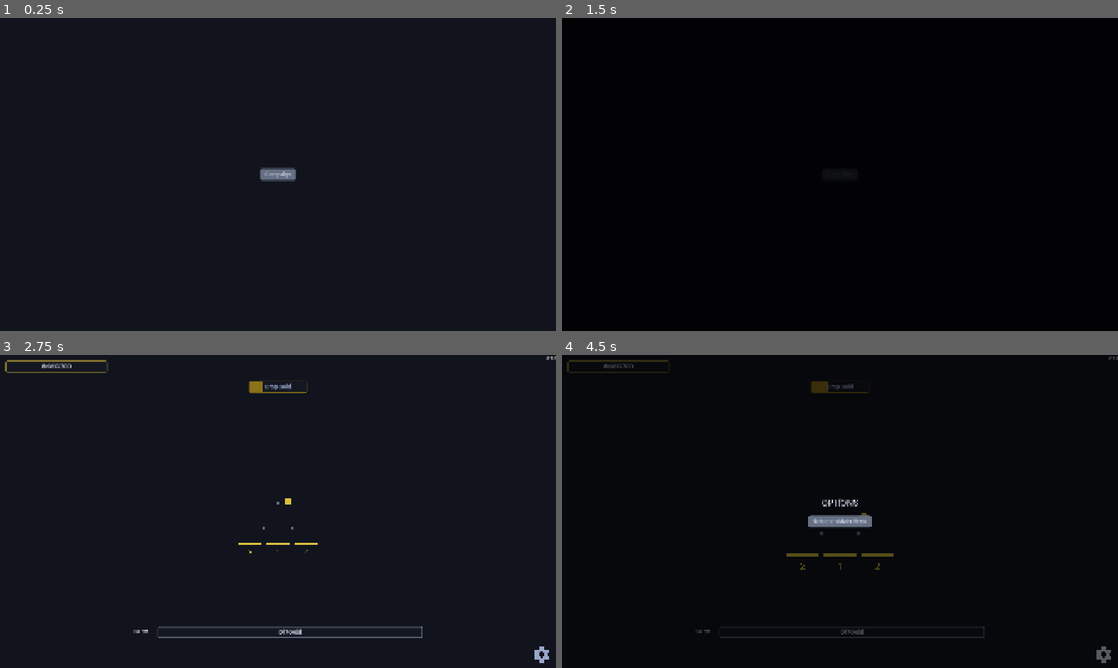
Above: before the commit, frames 1-4 (two rows, left to right).
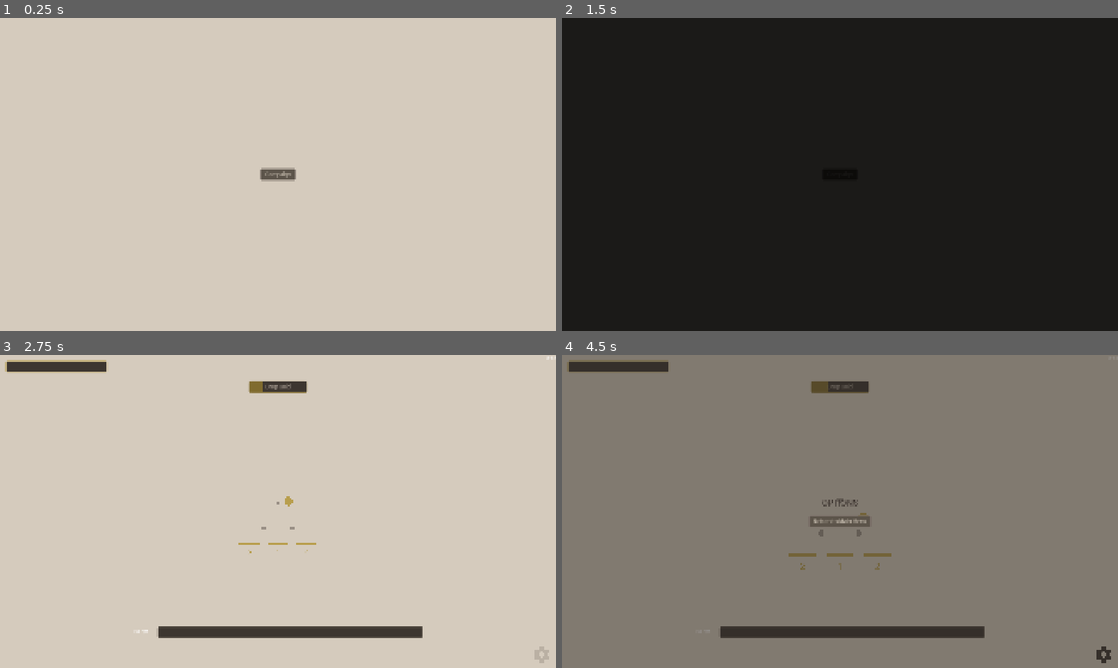
Above: after the commit, the same moments.

Repository: kjbrown-sandbox/pleenko
Game: Godot game, scene res://entities/main_menu/main_menu.tscn
Same seed, same stepped clock (60 frames per second), same inputs: the game is played once before the commit and once after it.
Inputs (mouse positions are in pixels of both pictures, inside the frame that each line leads up to):
- Up to frame 1 (0.25 s): no input
- Up to frame 2 (1.5 s): click "Campaign" at 0.5 s; click "Campaign" at 1.25 s
- Up to frame 3 (2.75 s): tap Enter at 2 s; move the mouse to (400, 495) at 2.02 s; hold Right (board_right) from 2.03 s (still down); hold Space (drop_coin) from 2.03 s (still down); click (400, 495) at 2.17 s
- Up to frame 4 (4.5 s): tap R (reset_game) at 2.75 s; move the mouse to (728, 527) at 2.77 s; release Right (board_right) at 2.78 s; release Space (drop_coin) at 2.78 s; hold Down (challenges_down) 2.78-3.5 s; tap 1 (drop_unrefined) at 2.85 s; click "Drop Gold" at 3.5 s; click (1101, 655) at 4.25 s

The runs differ from the first frame. In frame 1, 100% of the frame differs, in the area x 0-100%, y 0-100%; in frame 2, 100%; in frame 3, 100%; in frame 4, 100%.

Commit message:
Theme refactor to make different themes easier to add

Diff:
--- a/autoloads/theme_provider/theme_provider.tscn
+++ b/autoloads/theme_provider/theme_provider.tscn
@@ -1,7 +1,7 @@
 [gd_scene format=3 uid="uid://bd5t24nqjmy8m"]
 
 [ext_resource type="Script" uid="uid://ddgdk7oji1mbd" path="res://autoloads/theme_provider/theme_provider.gd" id="1_tp"]
-[ext_resource type="Resource" uid="uid://dr6w84q5k5rfs" path="res://style_lab/presets/cool_slate.tres" id="2_dq7bl"]
+[ext_resource type="Resource" path="res://style_lab/presets/nier_parchment.tres" id="2_dq7bl"]
 
 [node name="ThemeProvider" type="Node" unique_id=602725034]
 script = ExtResource("1_tp")
--- a/autoloads/tier_registry/tier_registry.gd
+++ b/autoloads/tier_registry/tier_registry.gd
@@ -136,21 +136,3 @@
 func get_base_drop_delay(board_type: Enums.BoardType) -> float:
 	var idx: int = _index_of.get(board_type, 0)
 	return BASE_DROP_DELAY + 1
-
-
-
-# ── Colors ──────────────────────────────────────────────────────────
-
-func get_color(currency_type: int) -> Color:
-	var tier := get_tier_for_currency(currency_type)
-	return tier.color_normal if tier else Color.WHITE
-
-
-func get_color_dark(currency_type: int) -> Color:
-	var tier := get_tier_for_currency(currency_type)
-	return tier.color_dark if tier else Color.GRAY
-
-
-func get_color_light(currency_type: int) -> Color:
-	var tier := get_tier_for_currency(currency_type)
-	return tier.color_light if tier else Color.WHITE
--- a/data/tiers/gold.tres
+++ b/data/tiers/gold.tres
@@ -11,6 +11,3 @@
 previous_currency_cost = 0
 primary_cap = 500
 raw_cap = 0
-color_dark = Color(0.55, 0.45, 0.1, 1)
-color_normal = Color(0.85, 0.75, 0.25, 1)
-color_light = Color(1, 0.94, 0.55, 1)
--- a/data/tiers/orange.tres
+++ b/data/tiers/orange.tres
@@ -11,6 +11,3 @@
 previous_currency_cost = 100
 primary_cap = 500
 raw_cap = 100
-color_dark = Color(0.55, 0.25, 0.12, 1)
-color_normal = Color(0.85, 0.45, 0.3, 1)
-color_light = Color(1, 0.7, 0.55, 1)
--- a/data/tiers/red.tres
+++ b/data/tiers/red.tres
@@ -11,6 +11,3 @@
 previous_currency_cost = 100
 primary_cap = 500
 raw_cap = 100
-color_dark = Color(0.4, 0.08, 0.1, 1)
-color_normal = Color(0.7, 0.2, 0.25, 1)
-color_light = Color(1, 0.45, 0.45, 1)
--- a/entities/coin/coin.gd
+++ b/entities/coin/coin.gd
@@ -55,7 +55,7 @@
 	var mesh_instance := get_node_or_null("MeshInstance3D")
 	if mesh_instance and mesh_instance.material_override is ShaderMaterial:
 		return mesh_instance.material_override.get_shader_parameter("albedo_color")
-	return Color.WHITE
+	return ThemeProvider.theme.gold_normal
 
 
 func set_color(color: Color) -> void:
--- a/entities/options_dialog/options_dialog.gd
+++ b/entities/options_dialog/options_dialog.gd
@@ -12,7 +12,7 @@
 
 	# Full-screen semi-transparent overlay
 	_overlay = ColorRect.new()
-	_overlay.color = Color(0, 0, 0, 0.6)
+	_overlay.color = t.overlay_color
 	_overlay.set_anchors_preset(Control.PRESET_FULL_RECT)
 	_overlay.gui_input.connect(_on_overlay_input)
 	add_child(_overlay)
--- a/entities/prestige_screen/prestige_screen.gd
+++ b/entities/prestige_screen/prestige_screen.gd
@@ -32,7 +32,7 @@
 	title.text = "Prestige Up!"
 	title.horizontal_alignment = HORIZONTAL_ALIGNMENT_CENTER
 	title.add_theme_font_size_override("font_size", 48)
-	title.add_theme_color_override("font_color", Color(0.15, 0.12, 0.1))
+	title.add_theme_color_override("font_color", t.normal_text_color)
 	if t.label_font:
 		title.add_theme_font_override("font", t.label_font)
 	vbox.add_child(title)
@@ -43,7 +43,7 @@
 	rewards_label.text = rewards_text
 	rewards_label.horizontal_alignment = HORIZONTAL_ALIGNMENT_CENTER
 	rewards_label.add_theme_font_size_override("font_size", 22)
-	rewards_label.add_theme_color_override("font_color", Color(0.3, 0.28, 0.25))
+	rewards_label.add_theme_color_override("font_color", t.body_text_color)
 	if t.label_font:
 		rewards_label.add_theme_font_override("font", t.label_font)
 	rewards_label.autowrap_mode = TextServer.AUTOWRAP_WORD_SMART
--- a/scripts/tier_data.gd
+++ b/scripts/tier_data.gd
@@ -16,8 +16,3 @@
 @export var primary_cap: int = 500
 ## Starting cap for the raw currency (0 if none).
 @export var raw_cap: int = 100
-
-@export_group("Colors")
-@export var color_dark: Color
-@export var color_normal: Color
-@export var color_light: Color
--- a/style_lab/presets/cool_slate.tres
+++ b/style_lab/presets/cool_slate.tres
@@ -23,6 +23,9 @@
 red_light = Color(1, 0.5, 0.45, 1)
 ambient_light_source = 2
 directional_light_source = 3
+body_text_source = 4
+overlay_source = 15
+overlay_opacity = 0.6
 ambient_light_energy = 0.3
 directional_light_energy = 1.0
 directional_light_angle = Vector3(-40, -30, 0)
--- /dev/null
+++ b/style_lab/presets/nier_parchment.tres
@@ -0,0 +1,55 @@
+[gd_resource type="Resource" script_class="VisualTheme" format=3]
+
+[ext_resource type="FontFile" uid="uid://cl236vky1owx" path="res://style_lab/VendSans-Regular.ttf" id="1_fbp74"]
+[ext_resource type="Script" uid="uid://ddiqavf0qg8ee" path="res://style_lab/visual_theme.gd" id="1_vt"]
+
+[resource]
+script = ExtResource("1_vt")
+
+bg_shade_7 = Color(0.18, 0.16, 0.14, 1)
+bg_shade_1 = Color(0.24, 0.21, 0.19, 1)
+bg_shade_2 = Color(0.36, 0.33, 0.29, 1)
+bg_shade_3 = Color(0.48, 0.44, 0.41, 1)
+bg_shade_4 = Color(0.60, 0.56, 0.52, 1)
+bg_shade_5 = Color(0.73, 0.69, 0.64, 1)
+bg_shade_6 = Color(0.835, 0.795, 0.74, 1)
+
+gold_dark = Color(0.50, 0.42, 0.18, 1)
+gold_normal = Color(0.72, 0.62, 0.30, 1)
+gold_light = Color(0.85, 0.77, 0.48, 1)
+
+orange_dark = Color(0.50, 0.30, 0.22, 1)
+orange_normal = Color(0.75, 0.48, 0.35, 1)
+orange_light = Color(0.88, 0.65, 0.52, 1)
+
+red_dark = Color(0.38, 0.15, 0.14, 1)
+red_normal = Color(0.62, 0.25, 0.22, 1)
+red_light = Color(0.78, 0.42, 0.38, 1)
+
+background_source = 5
+ambient_light_source = 3
+directional_light_source = 4
+peg_color_source = 3
+high_multiplier_source = 14
+normal_text_source = 0
+body_text_source = 2
+at_cap_text_source = 14
+overlay_source = 15
+overlay_opacity = 0.5
+button_enabled_source = 1
+button_disabled_source = 3
+button_hovered_source = 15
+button_text_source = 5
+button_font = ExtResource("1_fbp74")
+button_border_source = 2
+
+ambient_light_energy = 0.4
+directional_light_energy = 0.8
+
+label_font = ExtResource("1_fbp74")
+
+peg_radius = 0.08
+bucket_width = 0.75
+bucket_label_offset = -0.3
+
+board_glow_opacity = 0.03
--- a/style_lab/presets/warm_dark_halo.tres
+++ b/style_lab/presets/warm_dark_halo.tres
@@ -32,7 +32,10 @@
 peg_color_source = 3
 high_multiplier_source = 14
 normal_text_source = 5
+body_text_source = 4
 at_cap_text_source = 14
+overlay_source = 15
+overlay_opacity = 0.6
 
 ambient_light_energy = 0.3
 directional_light_energy = 1.0
--- a/style_lab/presets/warm_minimal.tres
+++ b/style_lab/presets/warm_minimal.tres
@@ -31,4 +31,7 @@
 peg_color_source = 3
 high_multiplier_source = 14
 normal_text_source = 0
+body_text_source = 2
 at_cap_text_source = 14
+overlay_source = 15
+overlay_opacity = 0.6
--- a/style_lab/visual_theme.gd
+++ b/style_lab/visual_theme.gd
@@ -57,7 +57,10 @@
 @export var peg_color_source: Palette = Palette.BG_4
 @export var high_multiplier_source: Palette = Palette.RED_LIGHT
 @export var normal_text_source: Palette = Palette.BG_6
+@export var body_text_source: Palette = Palette.BG_4
 @export var at_cap_text_source: Palette = Palette.RED_LIGHT
+@export var overlay_source: Palette = Palette.BG_7
+@export var overlay_opacity := 0.6
 
 # ── Environment ──────────────────────────────────────────────────────
 @export_group("Environment")
@@ -208,8 +211,14 @@
 	get: return resolve(high_multiplier_source)
 var normal_text_color: Color:
 	get: return resolve(normal_text_source)
+var body_text_color: Color:
+	get: return resolve(body_text_source)
 var at_cap_text_color: Color:
 	get: return resolve(at_cap_text_source)
+var overlay_color: Color:
+	get:
+		var c := resolve(overlay_source)
+		return Color(c.r, c.g, c.b, overlay_opacity)
 var button_enabled_color: Color:
 	get: return resolve(button_enabled_source)
 var button_disabled_color: Color:
@@ -267,11 +276,6 @@
 # ── Color helpers ────────────────────────────────────────────────────
 
 func get_coin_color(currency_type: int) -> Color:
-	if _has_tier_registry():
-		var tier := TierRegistry.get_tier_for_currency(currency_type)
-		if tier:
-			return tier.color_normal
-	# Fallback for @tool / editor context
 	match currency_type:
 		GOLD_COIN: return gold_normal
 		RAW_ORANGE, ORANGE_COIN: return orange_normal
@@ -280,10 +284,6 @@
 
 
 func get_coin_color_light(currency_type: int) -> Color:
-	if _has_tier_registry():
-		var tier := TierRegistry.get_tier_for_currency(currency_type)
-		if tier:
-			return tier.color_light
 	match currency_type:
 		GOLD_COIN: return gold_light
 		RAW_ORANGE, ORANGE_COIN: return orange_light
@@ -292,19 +292,11 @@
 
 
 func get_coin_color_dark(currency_type: int) -> Color:
-	if _has_tier_registry():
-		var tier := TierRegistry.get_tier_for_currency(currency_type)
-		if tier:
-			return tier.color_dark
 	match currency_type:
 		GOLD_COIN: return gold_dark
 		RAW_ORANGE, ORANGE_COIN: return orange_dark
 		RAW_RED, RED_COIN: return red_dark
 		_: return gold_dark
-
-
-func _has_tier_registry() -> bool:
-	return not Engine.is_editor_hint() and is_instance_valid(TierRegistry) and TierRegistry._by_primary.size() > 0
 
 
 func get_bucket_color(currency_type: int) -> Color:
